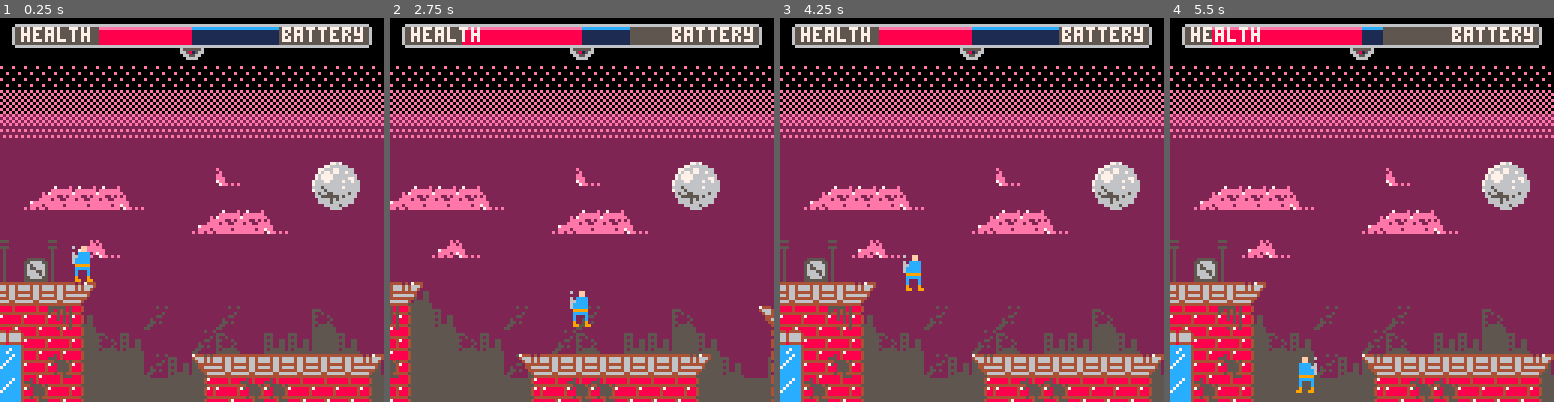
Above: before the commit, frames 1-4 (left to right).
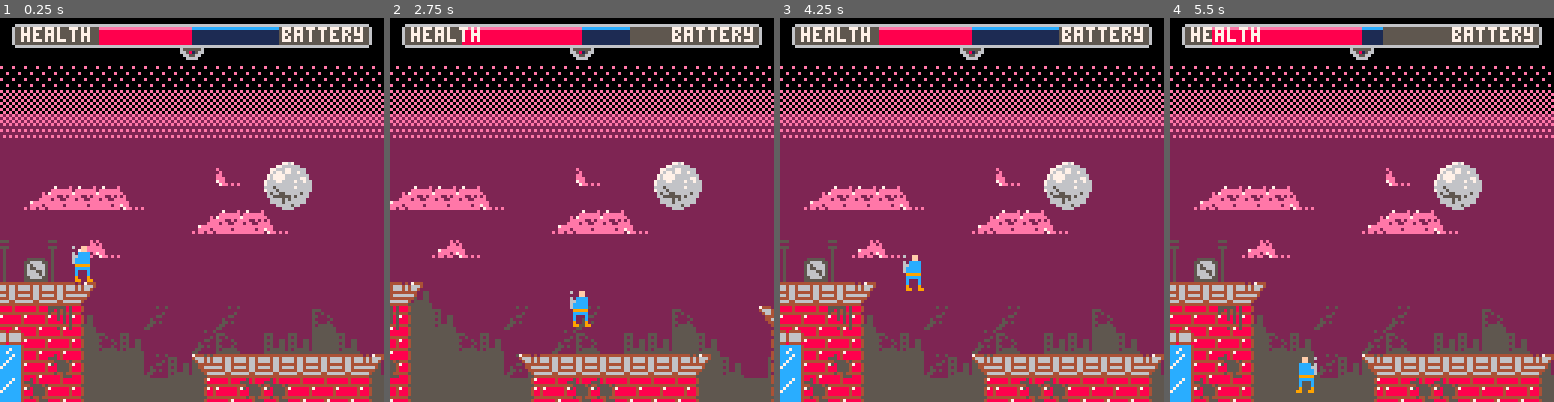
Above: after the commit, the same moments.

Repository: evanminto/ludum-dare-44
Game: PICO-8 cartridge ludum-dare-44.p8
The game is run twice, just before and just after one commit, with the same random seed, the same clock (stepped at 60 frames per second) and the same inputs.
Inputs:
- Up to frame 1 (0.25 s): no input
- Up to frame 2 (2.75 s): tap X (X key) at 0.33, 1.07, 1.85 s; tap O (Z key) at 0.7, 1.7, 2.1, 2.5 s; hold Right 1.6-2.1 s; hold Up 2.15-2.42 s; hold Right from 2.47 s (still down)
- Up to frame 3 (4.25 s): tap O (Z key) every 0.4 s from 2.9 to 4.1 s; tap X (X key) at 2.97, 4.08 s; release Right at 3.03 s; hold Left 3.08-3.58 s; hold Right from 4.02 s (still down)
- Up to frame 4 (5.5 s): tap O (Z key) at 4.5, 4.9, 5.3 s; release Right at 4.68 s; hold Up 4.73-5.03 s; hold Left from 5.08 s (still down); tap X (X key) at 5.2 s

The runs differ from the first frame. In frame 1, 2.3% of the frame differs, in the area x 68-94%, y 37-50%; in frame 2, 1.3%; in frame 3, 2.3%; in frame 4, 2.3%.

Commit message:
Moon parallax

Diff:
--- a/ludum-dare-44.p8
+++ b/ludum-dare-44.p8
@@ -28,10 +28,17 @@
 
   layers = {
     {
+      start = {0,48},
+      size = {16,31},
+      camerafollow = 0,
+      transparent = 11,
+      repeatx = 1,
+    },
+    {
       start = {0,16},
       size = {74,16},
       camerafollow = 0.5,
-      transparent = 11,
+      transparent = 2,
       repeatx = 2,
     },
     {
@@ -1075,8 +1108,8 @@
 0505050505050505050505050505050505050505050505050505050505050505050505050505050505050505050505050505050505050505050505050505050505050505050505050505050000000000000000000000000000060707070707070000000000000000000000000000000000000000000000000000000000000000
 0303030303030303030303030303030303030303030303030303030303030303030303030303030303030303030303030303030303030303030303030303030303030303030303030303030000000000000000000000000000000016171917190000000000000000000000000000000000000000000000000000000000000000
 0202020202020202020202020202020202020202020202020202020202020202020202020202020202020202020202020202020202020202020202020202020202020202020202020202020000000000000000000000000000000006070707070000000000000000000000000000000000000000000000000000000000000000
-0202020202020202023502020240410202020202020202020202020233343434350202020202333502023334343434350202020202020202020202020202020202020202020202020202020000000000000000000000000000000016171717170000000000000000000000000000000000000000000000000000000000000000
-0233343434350202020202020250510202020202333502020202023334343434343535020202020202020202020202020202020202020202020202020202020202020202020202020202020000000000000000000000000000000016171717170000000000000000000000000000000000000000000000000000000000000000
+0202020202020202023502020202020202020202020202020202020233343434350202020202333502023334343434350202020202020202020202020202020202020202020202020202020000000000000000000000000000000016171717170000000000000000000000000000000000000000000000000000000000000000
+0233343434350202020202020202020202020202333502020202023334343434343535020202020202020202020202020202020202020202020202020202020202020202020202020202020000000000000000000000000000000016171717170000000000000000000000000000000000000000000000000000000000000000
 0202020202020202333434350202020202020202020202020202020202020202020202020202020202020202020202020233343502263334350202020202333502020202020202023335020000000000000000000000000000000006070707070000000000000000000000000000000000000000000000000000000000000000
 02020233350202020202020202020202020202020202020202020202020202020202020202020202020202020202020202020202530202020202020202020202020202020202020202020200000000000000000000000000000000166e6f17170000000000000000000000000000000000000000000000000000000000000000
 02020202020202020202020202020202020202020202020202020202020202023335020202020202020202020202020202020262026402020202020202020202020202333434343502020200000000000000000000000000000000167e7f17170000000000000000000000000000000000000000000000000000000000000000
Not shown, changed: 56 lines of the sprite sheet (__gfx__) section of ludum-dare-44.p8
